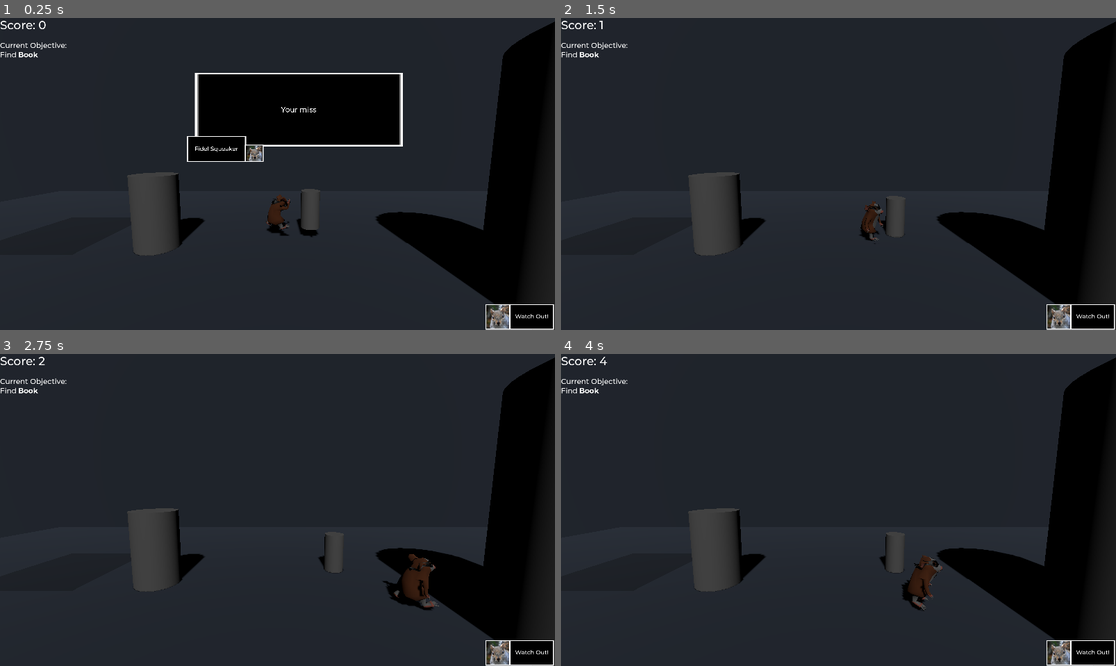
Above: before the commit, frames 1-4 (two rows, left to right).
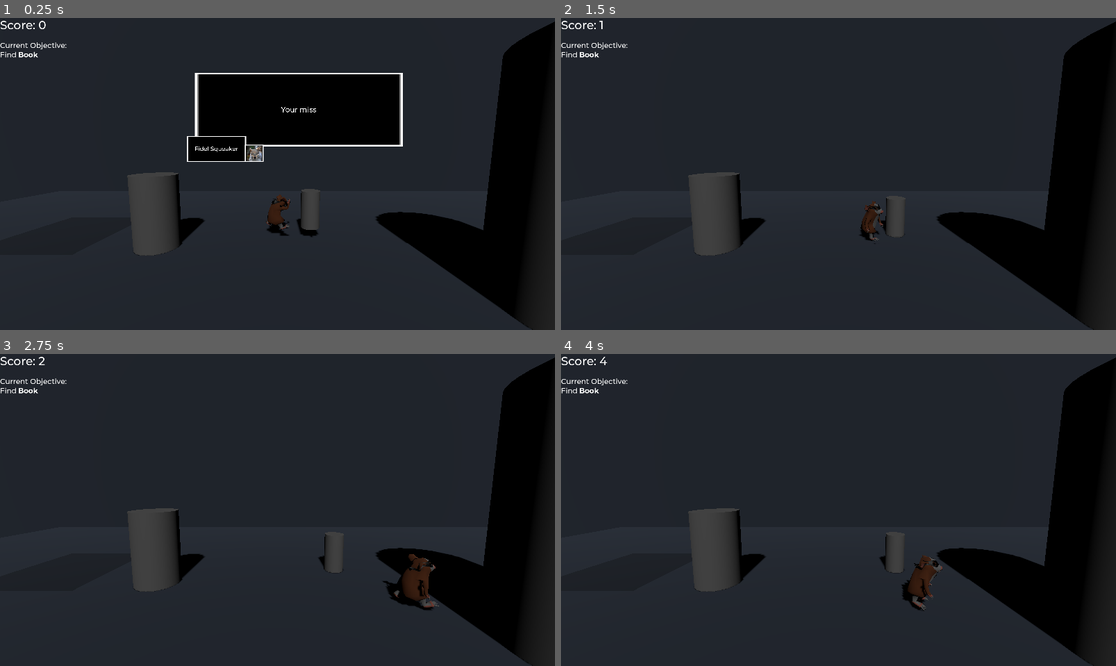
Above: after the commit, the same moments.

Repository: Trikzon/squirreling-away
Game: Godot game, scene res://main.tscn
Two runs of this game, one before a commit and one after it. Both use one fixed random seed, a clock stepped at 60 frames per second and the inputs below.
Inputs:
- Up to frame 1 (0.25 s): no input
- Up to frame 2 (1.5 s): tap Enter (dialog_forward) at 0.5 s; hold D (player_right) 0.53-1.28 s; tap E (push) at 0.6, 1.35 s; tap Space (jump) at 0.77 s; hold S (player_backward) from 1.28 s (still down)
- Up to frame 3 (2.75 s): tap Space (jump) at 1.52 s; release S (player_backward) at 2.03 s; hold D (player_right) from 2.03 s (still down); tap E (push) at 2.1 s
- Up to frame 4 (4 s): release D (player_right) at 2.78 s; hold Enter (dialog_forward) 2.78-3.53 s; tap E (push) at 2.85, 3.6 s; tap Space (jump) at 3.02, 3.77 s; hold A (player_left) from 3.53 s (still down)

The runs differ from the first frame. In frame 1, 0.7% of the frame differs, in the area x 87-100%, y 91-100%; in frame 2, 0.7%; in frame 3, 0.7%; in frame 4, 0.7%.

Commit message:
Other Lightning Fixes

Diff:
--- a/Levels/Lighting/lighting.gd
+++ b/Levels/Lighting/lighting.gd
@@ -7,6 +7,7 @@
 
 # Called when the node enters the scene tree for the first time.
 func _ready():
+    $Control.hide()
     my_random_number = rng.randi_range(5, 15)
     $RandomTimer.wait_time=my_random_number
     $RandomTimer.start()
@@ -21,6 +22,7 @@
 
 
 func _on_timer_timeout():
+    $Control.show()
     $Spotlight.show()
     $InbetweenTimer.start()
 
@@ -40,7 +42,8 @@
 
 
 func _on_hide_timer_timeout():
-   $Light.light_energy=0.25
+    $Control.hide()
+    $Light.light_energy=0.25
 
 
 func _on_inbetween_timer_timeout():
--- a/Levels/Lighting/lighting.tscn
+++ b/Levels/Lighting/lighting.tscn
@@ -1,6 +1,9 @@
-[gd_scene load_steps=2 format=3 uid="uid://j261jiswgead"]
+[gd_scene load_steps=5 format=3 uid="uid://j261jiswgead"]
 
 [ext_resource type="Script" path="res://Levels/Lighting/lighting.gd" id="1_ikudq"]
+[ext_resource type="Texture2D" uid="uid://bh4iyx36onawj" path="res://UI/Assets/DialougBox.png" id="2_fem2n"]
+[ext_resource type="FontFile" uid="uid://b3u35yfgodov6" path="res://Fonts/Montserrat-Medium.ttf" id="3_p72l0"]
+[ext_resource type="Texture2D" uid="uid://tb65svyj6j6c" path="res://UI/Assets/Squirrel.png" id="4_an0wa"]
 
 [node name="Lighting" type="Node"]
 script = ExtResource("1_ikudq")
@@ -27,6 +30,52 @@
 wait_time = 2.0
 one_shot = true
 
+[node name="Control" type="Control" parent="."]
+layout_mode = 3
+anchors_preset = 0
+offset_right = 40.0
+offset_bottom = 40.0
+
+[node name="WarningMessage" type="NinePatchRect" parent="Control"]
+offset_left = 1762.0
+offset_top = 990.0
+offset_right = 1917.0
+offset_bottom = 1079.0
+texture = ExtResource("2_fem2n")
+patch_margin_left = 3
+patch_margin_top = 3
+patch_margin_right = 3
+patch_margin_bottom = 3
+
+[node name="Label" type="Label" parent="Control/WarningMessage"]
+layout_mode = 0
+offset_left = 20.0
+offset_top = 30.0
+offset_right = 136.0
+offset_bottom = 59.0
+theme_override_fonts/font = ExtResource("3_p72l0")
+theme_override_font_sizes/font_size = 20
+text = "Watch Out!"
+
+[node name="Sqeakers" type="NinePatchRect" parent="Control"]
+offset_left = 1679.0
+offset_top = 990.0
+offset_right = 1765.0
+offset_bottom = 1079.0
+texture = ExtResource("2_fem2n")
+patch_margin_left = 3
+patch_margin_top = 3
+patch_margin_right = 3
+patch_margin_bottom = 3
+
+[node name="TextureRect" type="TextureRect" parent="Control/Sqeakers"]
+layout_mode = 0
+offset_left = 4.0
+offset_top = 4.0
+offset_right = 82.0
+offset_bottom = 85.0
+texture = ExtResource("4_an0wa")
+
 [connection signal="timeout" from="RandomTimer" to="." method="_on_timer_timeout"]
 [connection signal="timeout" from="InbetweenTimer" to="." method="_on_inbetween_timer_timeout"]
 [connection signal="timeout" from="HideTimer" to="." method="_on_hide_timer_timeout"]
--- a/UI/ui.tscn
+++ b/UI/ui.tscn
@@ -1,11 +1,9 @@
-[gd_scene load_steps=8 format=3 uid="uid://cx2368v2jrve8"]
+[gd_scene load_steps=6 format=3 uid="uid://cx2368v2jrve8"]
 
 [ext_resource type="FontFile" uid="uid://b3u35yfgodov6" path="res://Fonts/Montserrat-Medium.ttf" id="1_0aoud"]
 [ext_resource type="Script" path="res://UI/ui.gd" id="1_7yrqp"]
 [ext_resource type="FontFile" uid="uid://bxg0rsghsvls8" path="res://Fonts/Montserrat-Bold.ttf" id="3_fvtm0"]
 [ext_resource type="PackedScene" uid="uid://bm5daf0p8261s" path="res://UI/dialog.tscn" id="4_jnwbp"]
-[ext_resource type="Texture2D" uid="uid://bh4iyx36onawj" path="res://UI/Assets/DialougBox.png" id="5_t6pni"]
-[ext_resource type="Texture2D" uid="uid://tb65svyj6j6c" path="res://UI/Assets/Squirrel.png" id="6_1s7em"]
 
 [sub_resource type="GDScript" id="GDScript_0fs3e"]
 script/source = "extends Label
@@ -58,45 +56,3 @@
 offset_top = 64.0
 offset_right = -371.0
 offset_bottom = -510.0
-
-[node name="WarningMessage" type="NinePatchRect" parent="."]
-layout_mode = 0
-offset_left = 1762.0
-offset_top = 990.0
-offset_right = 1917.0
-offset_bottom = 1079.0
-texture = ExtResource("5_t6pni")
-patch_margin_left = 3
-patch_margin_top = 3
-patch_margin_right = 3
-patch_margin_bottom = 3
-
-[node name="Label" type="Label" parent="WarningMessage"]
-layout_mode = 0
-offset_left = 20.0
-offset_top = 30.0
-offset_right = 136.0
-offset_bottom = 59.0
-theme_override_fonts/font = ExtResource("1_0aoud")
-theme_override_font_sizes/font_size = 20
-text = "Watch Out!"
-
-[node name="Sqeakers" type="NinePatchRect" parent="."]
-layout_mode = 0
-offset_left = 1679.0
-offset_top = 990.0
-offset_right = 1765.0
-offset_bottom = 1079.0
-texture = ExtResource("5_t6pni")
-patch_margin_left = 3
-patch_margin_top = 3
-patch_margin_right = 3
-patch_margin_bottom = 3
-
-[node name="TextureRect" type="TextureRect" parent="Sqeakers"]
-layout_mode = 0
-offset_left = 4.0
-offset_top = 4.0
-offset_right = 82.0
-offset_bottom = 85.0
-texture = ExtResource("6_1s7em")
